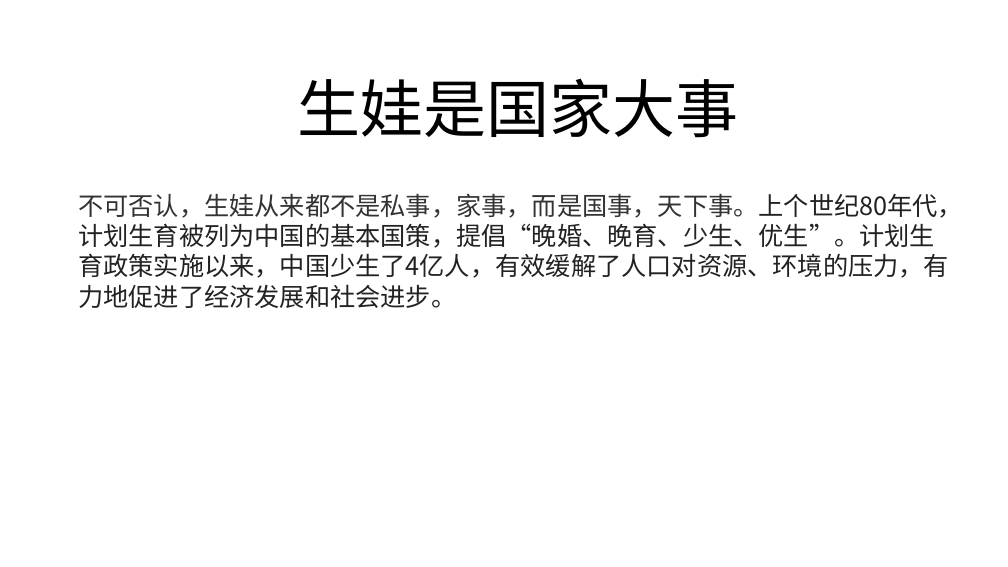
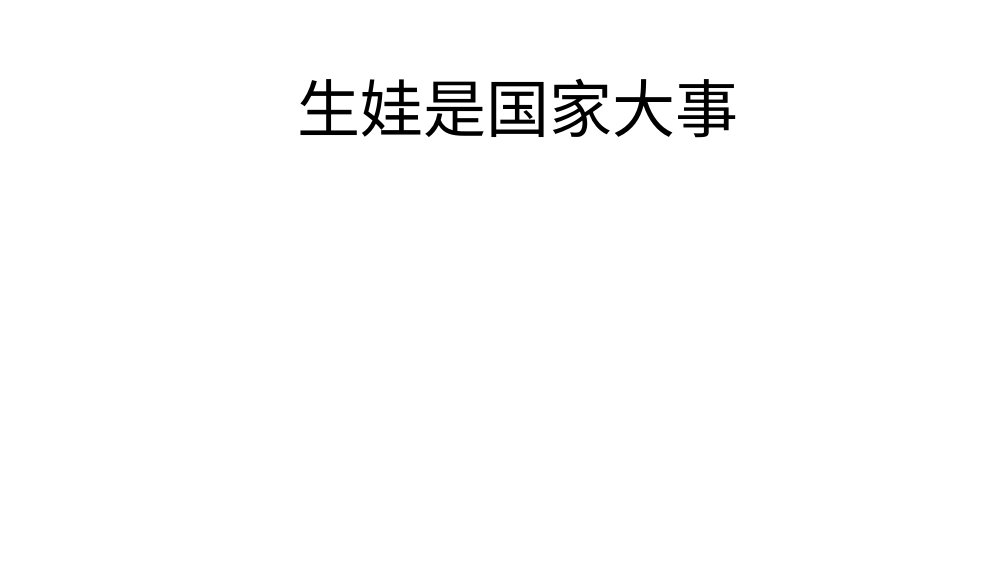
Before and after one commit to FredJiangFei/freetalk, a slide deck: slide 1 of 生娃是国家大事/sw - Copy.pptx. Drawn at 1008x567 pixels with LibreOffice and Linux fonts; fonts in the diff are those of the drawing. Boxes give left, top, right and bottom in pixels: in the first picture for what was removed or moved away, otherwise in the second. Text is boxed around its words. In the diff, an @@ line names an element or a change of style, - is before the commit and + after.

```diff
--- a/生娃是国家大事/sw - Copy.pptx
+++ b/生娃是国家大事/sw - Copy.pptx
@@ text removed at box(78, 194, 963, 308) @@
-不可否认，生娃从来都不是私事，家事，而是国事，天下事。上个世纪80年代，计划生育被列为中国的基本国策，提倡“晚婚、晚育、少生、优生”。计划生育政策实施以来，中国少生了4亿人，有效缓解了人口对资源、环境的压力，有力地促进了经济发展和社会进步。
```
Also in this commit, not shown: 4 other slides changed, 1 slide added, 2 slides removed, 2 other files.
